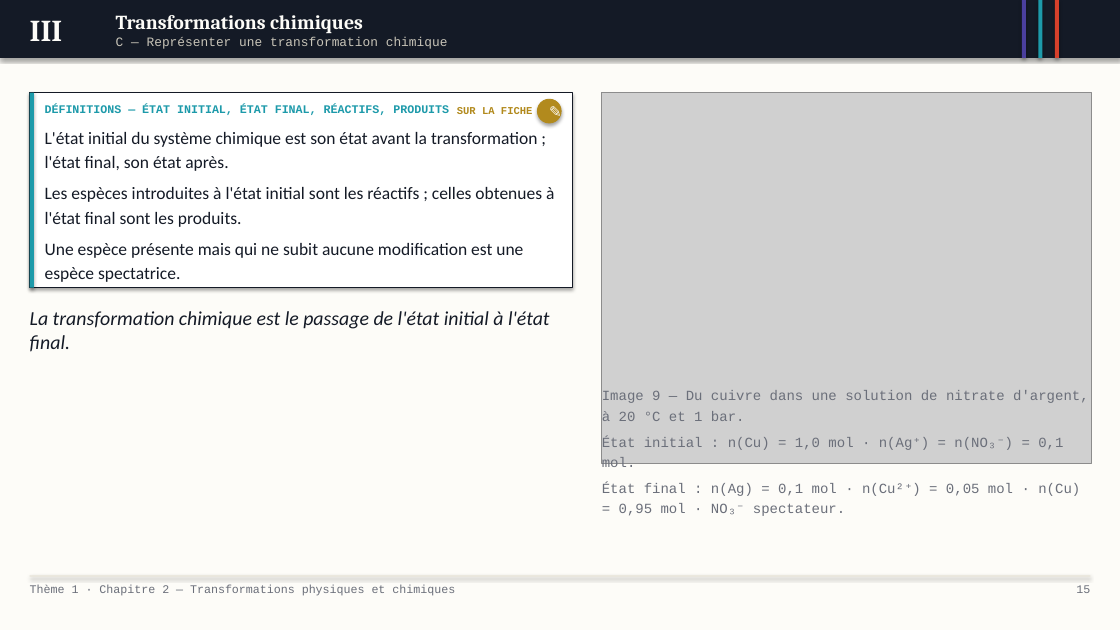
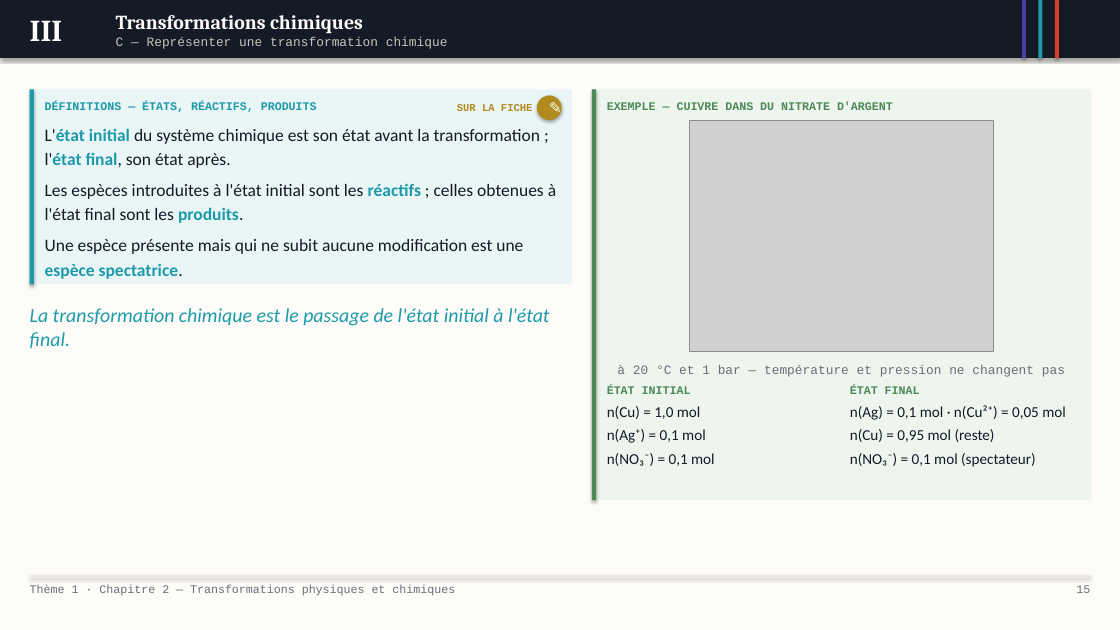
Before and after one commit to MVanHoorde/Site-Web-Portfolio, a slide deck: slide 15 of assets/pptx/pc/diaporama-2nde-t1c2.pptx. Drawn at 1120x630 pixels with LibreOffice and Linux fonts; fonts in the diff are those of the drawing; grey boxes stand for pictures. Boxes give left, top, right and bottom in pixels: in the first picture for what was removed or moved away, otherwise in the second. Text is boxed around its words. In the diff, an @@ line names an element or a change of style, - is before the commit and + after.

```diff
--- a/assets/pptx/pc/diaporama-2nde-t1c2.pptx
+++ b/assets/pptx/pc/diaporama-2nde-t1c2.pptx
@@ rectangle at (x1=29, y1=89, x2=572, y2=284): fill #FFFFFF to #EAF5F6; outline #141A26 0.75 pt to none; shadow off @@
@@ rectangle added at (x1=592, y1=89, x2=1091, y2=500), fill #EEF5EF @@
@@ rectangle added at (x1=592, y1=89, x2=597, y2=500), fill #4C8A58 @@
@@ text at (x1=45, y1=101, x2=317, y2=112): text changed @@
-DÉFINITIONS — ÉTAT INITIAL, ÉTAT FINAL, RÉACTIFS, PRODUITS
+DÉFINITIONS — ÉTATS, RÉACTIFS, PRODUITS
@@ ellipse "✎" moved from (x1=538, y1=99, x2=561, y2=123) to (x1=538, y1=96, x2=561, y2=119) @@
@@ text added at (x1=607, y1=101, x2=893, y2=110), 10 pt, text #4C8A58, bold @@
+EXEMPLE — CUIVRE DANS DU NITRATE D'ARGENT
@@ text "L'état initial du système chimique ..." at (x1=45, y1=128, x2=556, y2=279): text colour #141A26 to #1D9AAA, bold on in "L'état initial l'état final,", "réactifs produits.", "espèce spectatrice." @@
@@ picture resized from (x1=602, y1=92, x2=1092, y2=464) to (x1=690, y1=121, x2=994, y2=352) @@
@@ text "La transformation chimique est le ..." at (x1=30, y1=308, x2=550, y2=349): text colour #141A26 to #1D9AAA @@
@@ text added at (x1=607, y1=386, x2=715, y2=466), 13 pt, text #141A26 @@
+ÉTAT INITIAL
+n(Cu) = 1,0 mol
+n(Ag⁺) = 0,1 mol
+n(NO₃⁻) = 0,1 mol
@@ text added at (x1=617, y1=365, x2=1065, y2=377), 11 pt, text #6B6F7A @@
+à 20 °C et 1 bar — température et pression ne changent pas
@@ text at (x1=850, y1=386, x2=1066, y2=467): text changed; size 12 to 13 pt; font Courier New to Calibri; text colour #6B6F7A to #141A26 @@
-Image 9 — Du cuivre dans une solution de nitrate d'argent, à 20 °C et 1 bar.
-État initial : n(Cu) = 1,0 mol · n(Ag⁺) = n(NO₃⁻) = 0,1 mol.
-État final : n(Ag) = 0,1 mol · n(Cu²⁺) = 0,05 mol · n(Cu) = 0,95 mol · NO₃⁻ spectateur.
+ÉTAT FINAL
+n(Ag) = 0,1 mol · n(Cu²⁺) = 0,05 mol
+n(Cu) = 0,95 mol (reste)
+n(NO₃⁻) = 0,1 mol (spectateur)
```
Also in this commit, not shown: 15 other slides changed, 13 other files.
